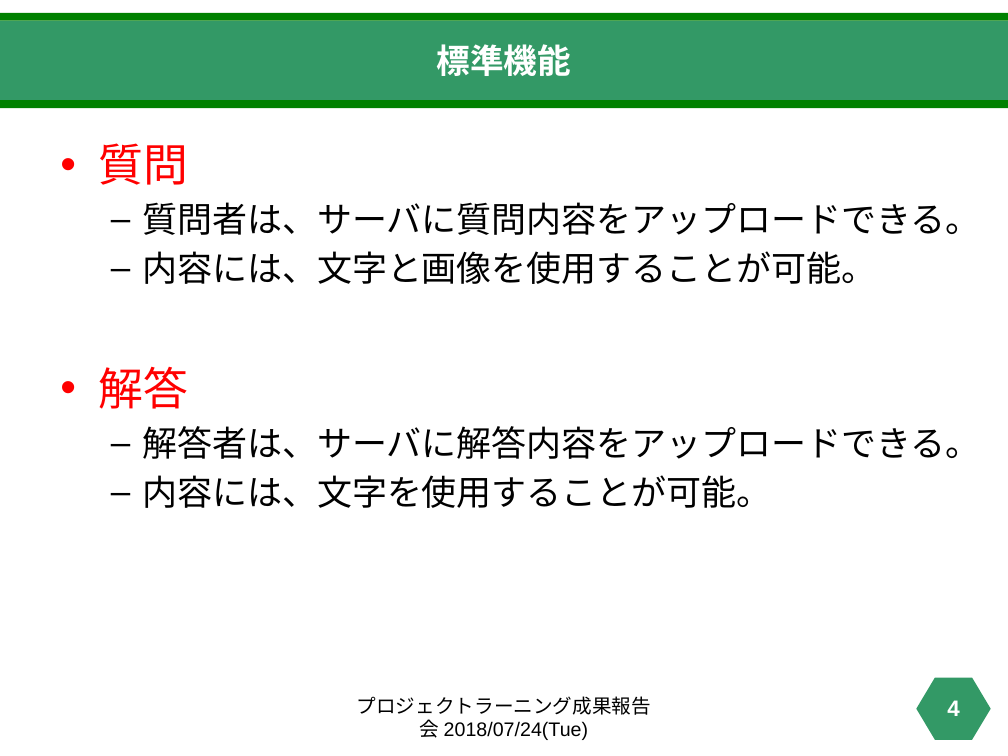
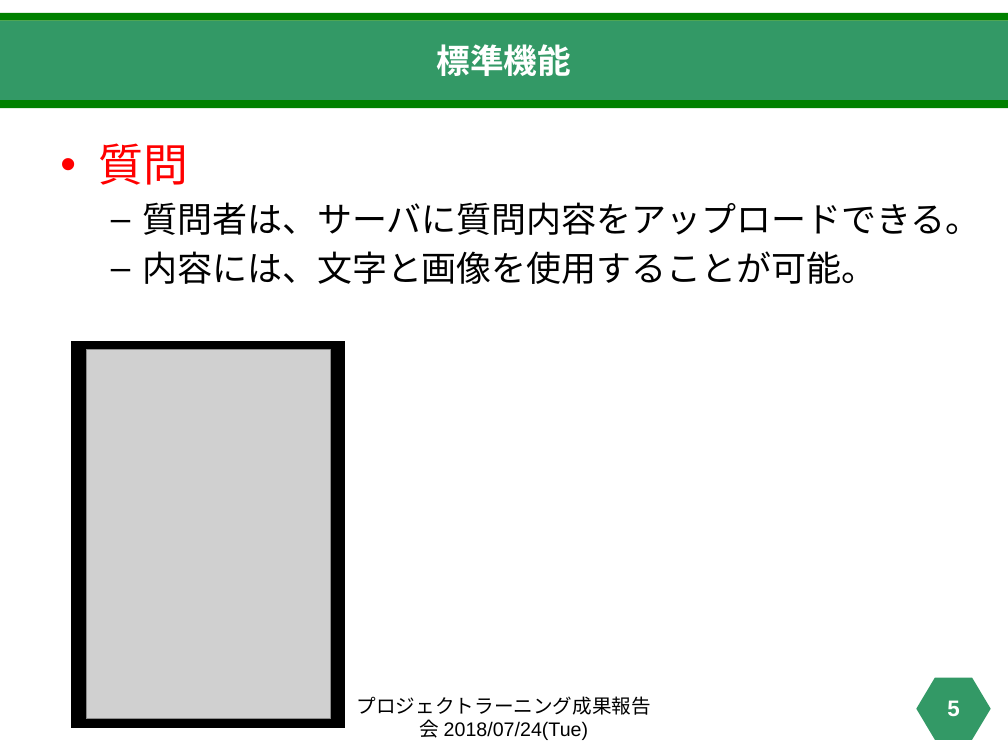
Before and after one commit to haruki0401/projectlearning02, a slide deck: slide 5 of pl-2(完成版).pptx (slide 4 before the commit). Drawn at 1008x756 pixels with LibreOffice and Linux fonts; fonts in the diff are those of the drawing; grey boxes stand for pictures. Boxes give left, top, right and bottom in pixels: in the first picture for what was removed or moved away, otherwise in the second. Text is boxed around its words. In the diff, an @@ line names an element or a change of style, - is before the commit and + after.

```diff
--- a/pl-2(完成版).pptx
+++ b/pl-2(完成版).pptx
@@ rectangle added at (x1=73, y1=342, x2=345, y2=728), fill #000000, outline #000000 1 pt @@
@@ picture added at (x1=86, y1=350, x2=330, y2=719) @@
@@ text at (x1=98, y1=367, x2=980, y2=508): paragraphs removed @@
-• 解答
-  – 解答者は、サーバに解答内容をアップロードできる。
-  – 内容には、文字を使用することが可能。
@@ page number at (x1=947, y1=700, x2=959, y2=716): text changed @@
-4
+5
```
Also in this commit, not shown: 3 other slides changed, 2 slides added.
